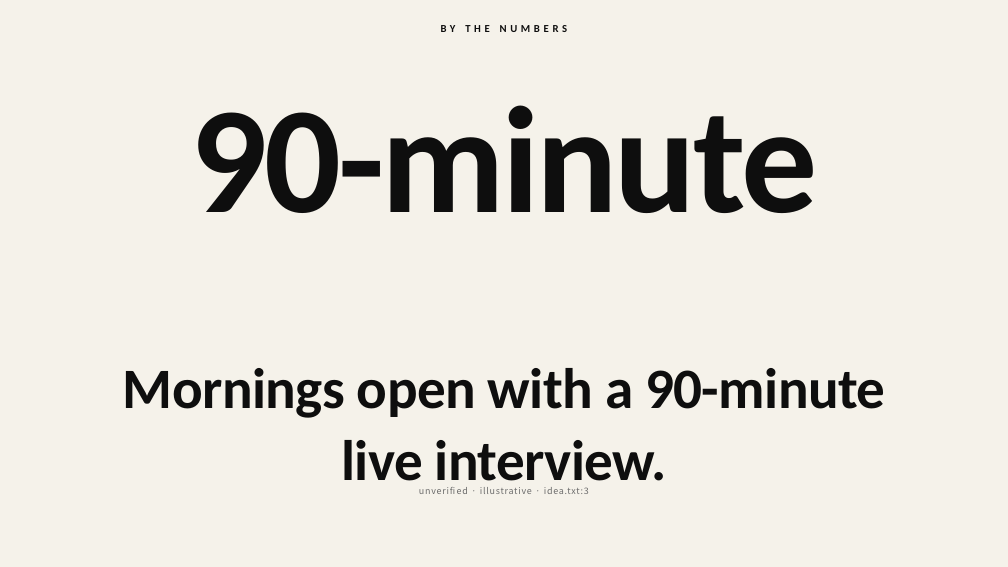
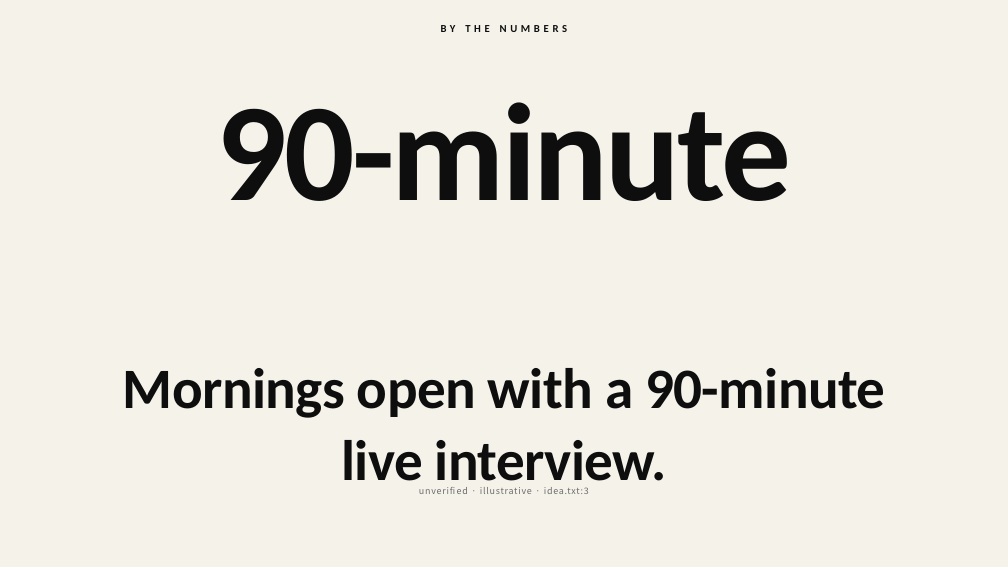
Before and after one commit to Hun-Bot2/Typodeck, a slide deck: slide 2 of docs/showcase/readme-expressive.pptx. Drawn at 1008x567 pixels with LibreOffice and Linux fonts; fonts in the diff are those of the drawing. Boxes give left, top, right and bottom in pixels: in the first picture for what was removed or moved away, otherwise in the second. Text is boxed around its words. In the diff, an @@ line names an element or a change of style, - is before the commit and + after.

```diff
--- a/docs/showcase/readme-expressive.pptx
+++ b/docs/showcase/readme-expressive.pptx
@@ text "90-minute" at [216, 102, 791, 201]: size 144.5 to 132.5 pt, letter spacing -2.9 to -2.6 pt @@
```
Also in this commit, not shown: 1 other slide changed, 34 other files.
